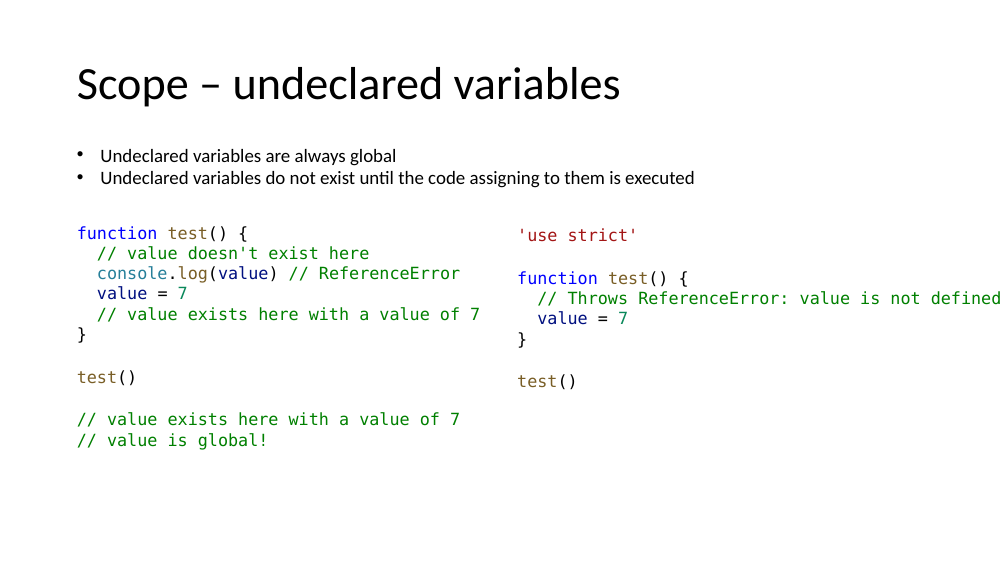
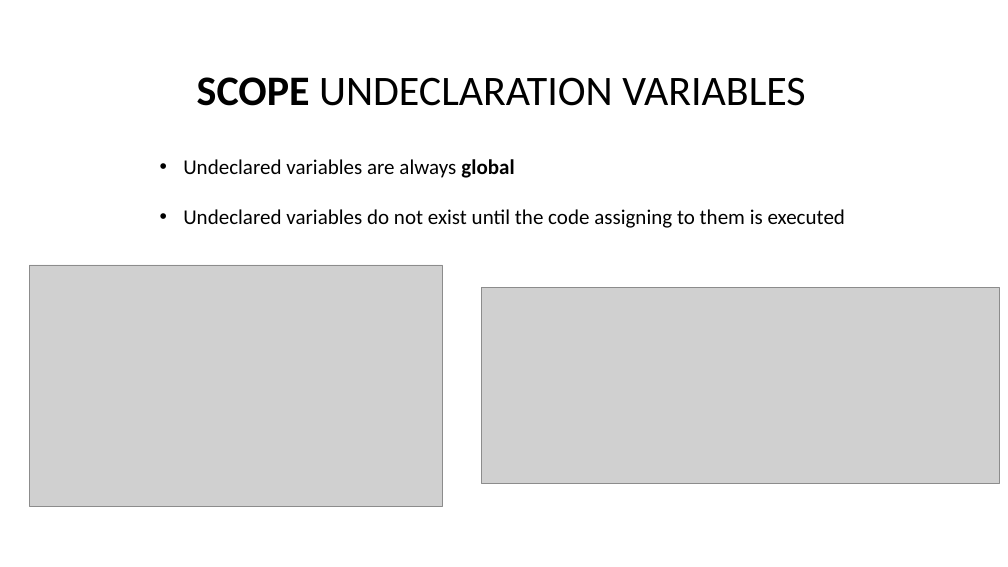
Before and after one commit to NickNaso/nodejs-tsw-2017, a slide deck: slide 18 of slides/nodejs-from-zero-to-hero.pptx (slide 19 before the commit). Drawn at 1008x567 pixels with LibreOffice and Linux fonts; fonts in the diff are those of the drawing; grey boxes stand for pictures. Boxes give left, top, right and bottom in pixels: in the first picture for what was removed or moved away, otherwise in the second. Text is boxed around its words. In the diff, an @@ line names an element or a change of style, - is before the commit and + after.

```diff
--- a/slides/nodejs-from-zero-to-hero.pptx
+++ b/slides/nodejs-from-zero-to-hero.pptx
@@ text "SCOPE UNDECLARATION VARIABLES" at box(197, 77, 805, 106): vertical alignment middle to top @@
@@ text at box(197, 77, 805, 106): text changed; size 44 to 40 pt @@
-Scope – undeclared variables
+SCOPE UNDECLARATION VARIABLES
@@ text "Undeclared variables are always global": place and size @@
-text "Undeclared variables are always global" at box(100, 149, 695, 188)
+text "Undeclared variables are always global" at box(183, 159, 845, 228)
@@ text "Undeclared variables are always global" at box(183, 159, 845, 228): size 18 to 20 pt; bold on in "global" @@
@@ text removed at box(77, 226, 480, 450) @@
-function test() {
-// value doesn't exist here
-console.log(value) // ReferenceError
-value = 7
-// value exists here with a value of 7
-}
-test()
-// value exists here with a value of 7
-// value is global!
@@ text removed at box(517, 228, 1002, 325) @@
-'use strict'
-function test() {
-// Throws ReferenceError: value is not defined
-value = 7
-}
-test()
@@ picture added at box(29, 265, 443, 506) @@
@@ picture added at box(482, 287, 999, 484) @@
```
Also in this commit, not shown: 11 other slides changed, 7 slides added, 8 slides removed, 1 other file.
